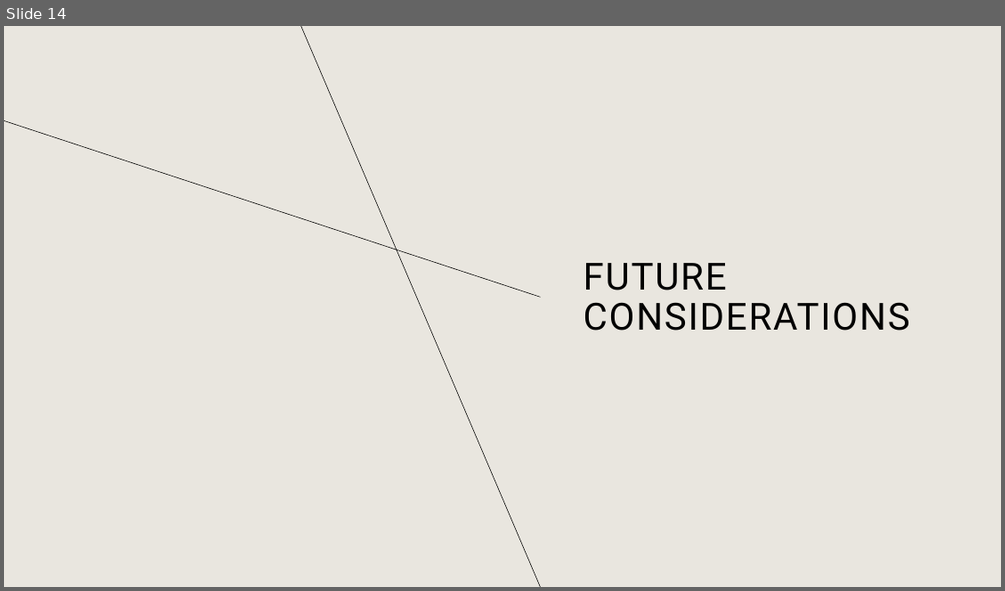
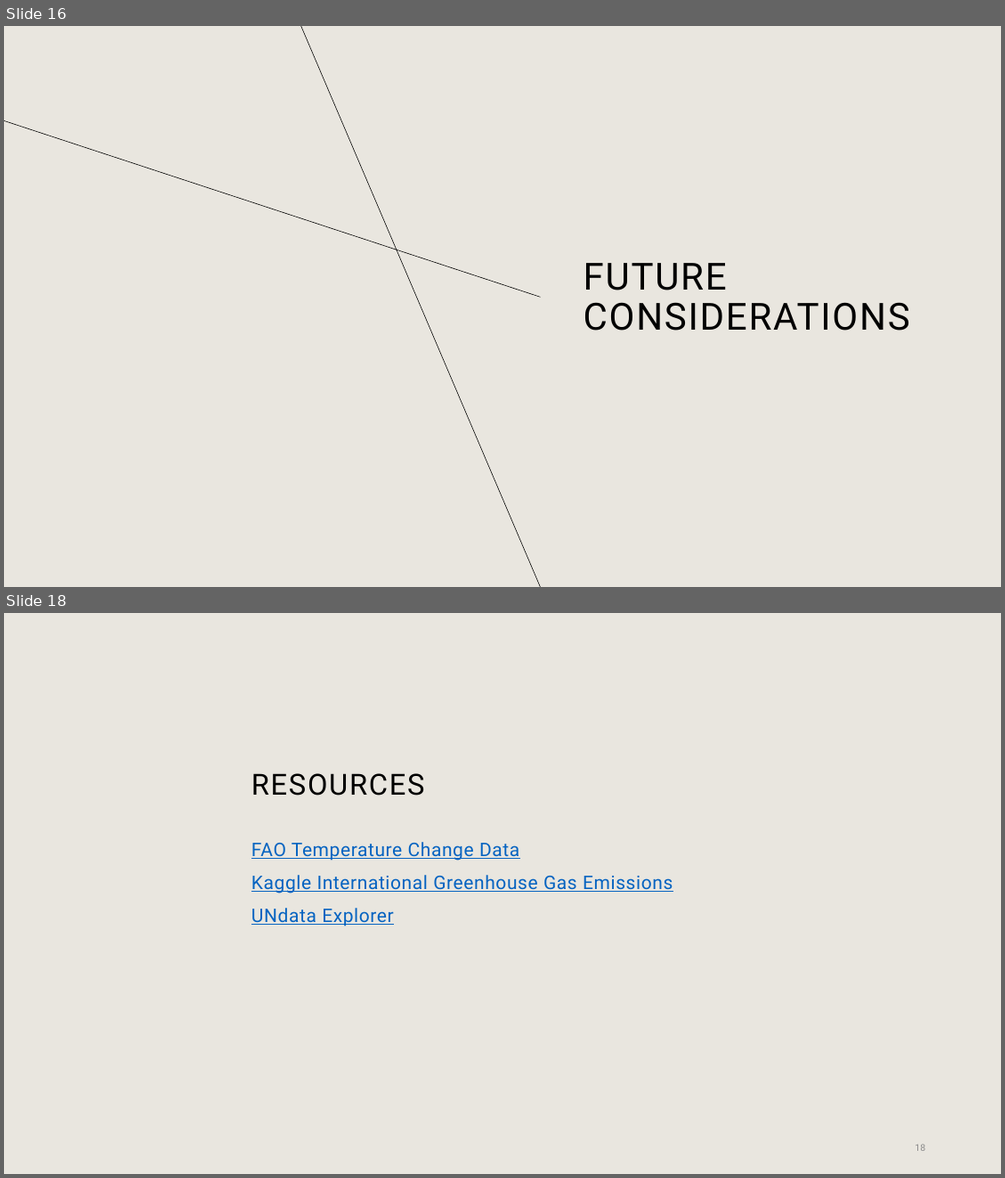
Before and after one commit to LaserLon/EDA, a slide deck: Chelsey/Group_1_EDA_Presentation.pptx. Shown one above the other, each under a label of ours: slide 14 before the commit, slides 16 and 18 after it; the slides between them are not shown. The pictures are 1005x591 and 1005x1178 pixels, drawn with LibreOffice and Linux fonts; fonts in the diff are those of the drawing; background and template pictures are left out. Boxes give left, top, right and bottom in pixels: in the first picture for what was removed or moved away, otherwise in the second. Text is boxed around its words. In the diff, an @@ line names an element or a change of style, - is before the commit and + after.

```diff
--- a/Chelsey/Group_1_EDA_Presentation.pptx
+++ b/Chelsey/Group_1_EDA_Presentation.pptx
@@ slide 18 added at (4,613,1001,1174), background #E9E6DF @@
@@ title added at (251,773,425,795), 28 pt, text #000000 @@
+RESOURCES
@@ text added at (251,842,672,926), 18 pt, text #0563C1, underline @@
+FAO Temperature Change Data
+Kaggle International Greenhouse Gas Emissions
+UNdata Explorer
@@ page number added at (914,1143,925,1151), 9 pt, text #8C8C8C @@
+18
@@ what was slide 14 is now slide 16 @@
```
Also in this commit, not shown: 11 slides changed, 2 other slides added, 1 slide removed.
